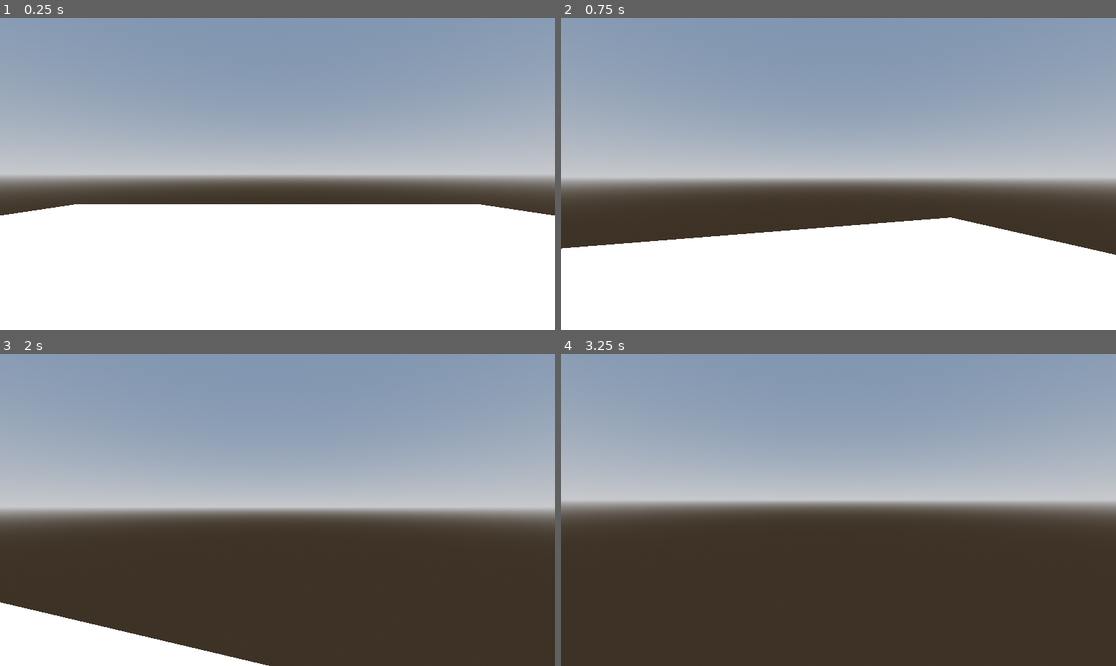
Above: before the commit, frames 1-4 (two rows, left to right).
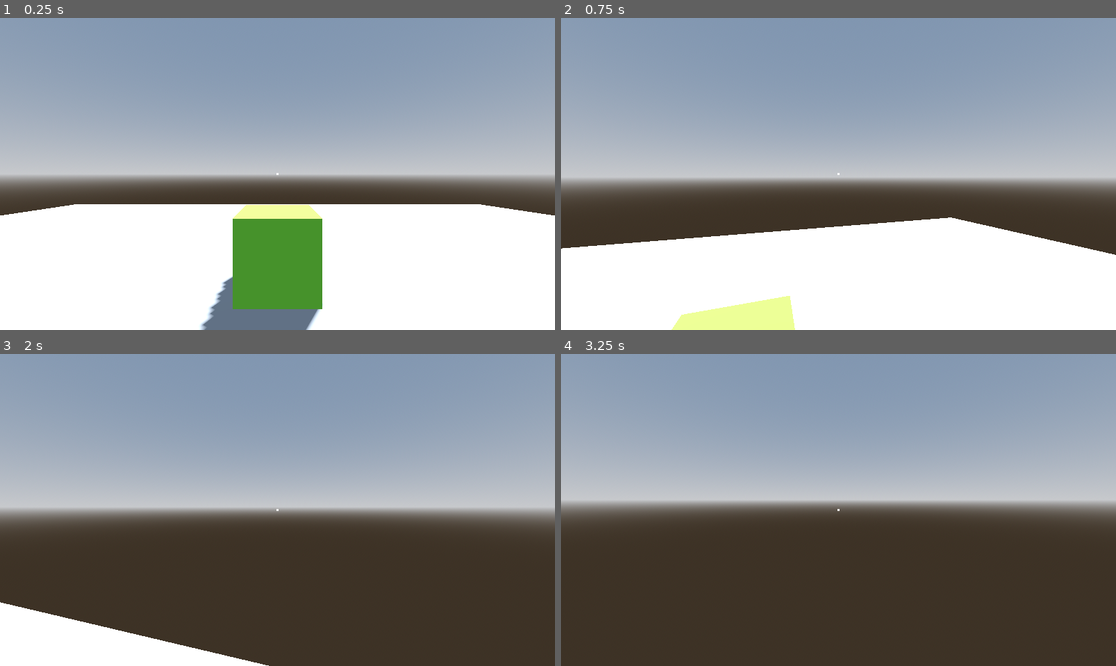
Above: after the commit, the same moments.

Repository: CungSao/InventorySystem
Game: Godot game, scene res://main.tscn
Two runs of this game, one before a commit and one after it. Both use one fixed random seed, a clock stepped at 60 frames per second and the inputs below.
Inputs (mouse positions are in pixels of both pictures, inside the frame that each line leads up to):
- Up to frame 1 (0.25 s): no input
- Up to frame 2 (0.75 s): tap Enter (ui_accept) at 0.5 s; move the mouse to (866, 174) at 0.52 s; hold Up (ui_up) from 0.53 s (still down); tap E (interact, bound only after the commit) at 0.6 s; click (866, 174) at 0.67 s
- Up to frame 3 (2 s): keep holding Up (ui_up); tap Enter (ui_accept) at 0.77, 1.52 s; move the mouse to (249, 510) at 1.27 s; tap E (interact, bound only after the commit) at 1.35 s; click (249, 510) at 1.42 s
- Up to frame 4 (3.25 s): keep holding Up (ui_up); move the mouse to (849, 503) at 2.02 s; tap E (interact, bound only after the commit) at 2.1, 2.85 s; click (849, 503) at 2.17 s; tap Enter (ui_accept) at 2.75, 3.02 s; move the mouse to (832, 516) at 2.77 s; click (832, 516) at 2.92 s

The runs differ from the first frame. In frame 1, 6.9% of the frame differs, in the area x 36-59%, y 49-100%; in frame 2, 1.7%; in frame 3, less than 0.1%; in frame 4, less than 0.1%.

Commit message:
Clear External Inventory 48:54

Diff:
--- a/Player.gd
+++ b/Player.gd
@@ -11,6 +11,8 @@
 var gravity: float = ProjectSettings.get_setting("physics/3d/default_gravity")
 
 @onready var camera: Camera3D = $Camera3D
+@onready var interact_ray = $Camera3D/InteractRay
+
 
 func _ready() -> void:
 	Input.mouse_mode = Input.MOUSE_MODE_CAPTURED
@@ -27,6 +29,9 @@
 
 	if Input.is_action_just_pressed("inventory"):
 		toggle_inventory.emit()
+
+	if Input.is_action_just_pressed("interact"):
+		interact()
 
 func _physics_process(delta: float) -> void:
 	# Add the gravity.
@@ -49,3 +54,8 @@
 		velocity.z = move_toward(velocity.z, 0, SPEED)
 
 	move_and_slide()
+
+
+func interact():
+	if interact_ray.is_colliding():
+		interact_ray.get_collider().player_interact()
--- a/Player.tscn
+++ b/Player.tscn
@@ -19,3 +19,21 @@
 
 [node name="Camera3D" type="Camera3D" parent="."]
 transform = Transform3D(1, 0, 0, 0, 1, 0, 0, 0, 1, 0, 1.50075, 0)
+
+[node name="InteractRay" type="RayCast3D" parent="Camera3D"]
+target_position = Vector3(0, 0, -2.5)
+collision_mask = 4
+
+[node name="ColorRect" type="ColorRect" parent="."]
+anchors_preset = 8
+anchor_left = 0.5
+anchor_top = 0.5
+anchor_right = 0.5
+anchor_bottom = 0.5
+offset_left = -2.0
+offset_top = -2.0
+offset_right = 2.0
+offset_bottom = 2.0
+grow_horizontal = 2
+grow_vertical = 2
+mouse_filter = 2
--- /dev/null
+++ b/interactable/chest.gd
@@ -0,0 +1,8 @@
+extends StaticBody3D
+
+signal toggle_inventory(external_inventory_owner)
+
+@export var inventory_data:InventoryData
+
+func player_interact():
+	toggle_inventory.emit(self)
--- /dev/null
+++ b/interactable/chest.tscn
@@ -0,0 +1,38 @@
+[gd_scene load_steps=10 format=3 uid="uid://cr2x7s3kn13hc"]
+
+[ext_resource type="Script" path="res://interactable/chest.gd" id="1_x2sjw"]
+[ext_resource type="Script" path="res://inventory/inventory_data.gd" id="2_alium"]
+[ext_resource type="Resource" uid="uid://d3tc4eyrg4axe" path="res://item/items/blue_book.tres" id="3_yi4d3"]
+[ext_resource type="Script" path="res://inventory/slot_data.gd" id="4_2rcew"]
+
+[sub_resource type="Resource" id="Resource_1br5h"]
+script = ExtResource("4_2rcew")
+item_data = ExtResource("3_yi4d3")
+quantity = 1
+
+[sub_resource type="Resource" id="Resource_rhxbn"]
+script = ExtResource("2_alium")
+slot_datas = Array[ExtResource("4_2rcew")]([SubResource("Resource_1br5h"), null, null, null, null])
+
+[sub_resource type="ConcavePolygonShape3D" id="ConcavePolygonShape3D_15is6"]
+data = PackedVector3Array(-0.5, 0.5, 0.5, 0.5, 0.5, 0.5, -0.5, -0.5, 0.5, 0.5, 0.5, 0.5, 0.5, -0.5, 0.5, -0.5, -0.5, 0.5, 0.5, 0.5, -0.5, -0.5, 0.5, -0.5, 0.5, -0.5, -0.5, -0.5, 0.5, -0.5, -0.5, -0.5, -0.5, 0.5, -0.5, -0.5, 0.5, 0.5, 0.5, 0.5, 0.5, -0.5, 0.5, -0.5, 0.5, 0.5, 0.5, -0.5, 0.5, -0.5, -0.5, 0.5, -0.5, 0.5, -0.5, 0.5, -0.5, -0.5, 0.5, 0.5, -0.5, -0.5, -0.5, -0.5, 0.5, 0.5, -0.5, -0.5, 0.5, -0.5, -0.5, -0.5, 0.5, 0.5, 0.5, -0.5, 0.5, 0.5, 0.5, 0.5, -0.5, -0.5, 0.5, 0.5, -0.5, 0.5, -0.5, 0.5, 0.5, -0.5, -0.5, -0.5, 0.5, 0.5, -0.5, 0.5, -0.5, -0.5, -0.5, 0.5, -0.5, 0.5, 0.5, -0.5, -0.5, -0.5, -0.5, -0.5)
+
+[sub_resource type="StandardMaterial3D" id="StandardMaterial3D_u5sk3"]
+albedo_color = Color(0.494118, 0.909804, 0.266667, 1)
+
+[sub_resource type="BoxMesh" id="BoxMesh_dffhf"]
+material = SubResource("StandardMaterial3D_u5sk3")
+
+[node name="chest" type="StaticBody3D" groups=["external_inventory"]]
+collision_layer = 5
+collision_mask = 0
+script = ExtResource("1_x2sjw")
+inventory_data = SubResource("Resource_rhxbn")
+
+[node name="CollisionShape3D" type="CollisionShape3D" parent="."]
+transform = Transform3D(1, 0, 0, 0, 1, 0, 0, 0, 1, 0, 0.497014, 0)
+shape = SubResource("ConcavePolygonShape3D_15is6")
+
+[node name="mesh" type="MeshInstance3D" parent="."]
+transform = Transform3D(1, 0, 0, 0, 1, 0, 0, 0, 1, 0, 0.502986, 0)
+mesh = SubResource("BoxMesh_dffhf")
--- a/inventory/InventoryInterface.gd
+++ b/inventory/InventoryInterface.gd
@@ -1,17 +1,39 @@
 extends Control
 
 var grabbed_slot_data:SlotData
+var external_inventory_owner
 
 @onready var player_inventory = $PlayerInventory
 @onready var grabbed_slot = $GrabbedSlot
+@onready var external_inventory = $ExternalInventory
 
 func _physics_process(delta):
 	if grabbed_slot.visible:
 		grabbed_slot.global_position = get_global_mouse_position() + Vector2(5,5)
 
+
 func set_player_invetory_data(inventory_data:InventoryData):
 	inventory_data.inventory_interact.connect(on_inventory_interact)
 	player_inventory.set_inventory_data(inventory_data)
+
+
+func set_external_inventory(_external_inventory_owner):
+	external_inventory_owner = _external_inventory_owner
+	var inventory_data = external_inventory_owner.inventory_data
+
+	inventory_data.inventory_interact.connect(on_inventory_interact)
+	external_inventory.set_inventory_data(inventory_data)
+	external_inventory.show()
+
+
+func clear_external_inventory():
+	if external_inventory_owner:
+		var inventory_data = external_inventory_owner.inventory_data
+
+		inventory_data.inventory_interact.disconnect(on_inventory_interact)
+		external_inventory.clear_inventory_data(inventory_data)
+		external_inventory.hide()
+		external_inventory_owner = null
 
 func on_inventory_interact(inventory_data:InventoryData,
 		index:int, button:int):
@@ -30,6 +52,7 @@
 	#print(grabbed_slot_data)
 	update_grabbed_slot()
 
+
 func update_grabbed_slot():
 	if grabbed_slot_data:
 		grabbed_slot.show()
--- a/inventory/inventory.gd
+++ b/inventory/inventory.gd
@@ -12,6 +12,11 @@
 	inventory_data.inventory_updated.connect(populate_item_grid)
 	populate_item_grid(inventory_data)
 
+
+func clear_inventory_data(inventory_data:InventoryData):
+	inventory_data.inventory_updated.disconnect(populate_item_grid)
+
+
 func populate_item_grid(inventory_data:InventoryData):
 	for child in item_grid.get_children():
 		child.queue_free()
--- a/main.gd
+++ b/main.gd
@@ -7,11 +7,19 @@
 	player.toggle_inventory.connect(toggle_inventory_interface)
 	inventory_interface.set_player_invetory_data(player.inventory_data)
 
+	for node in get_tree().get_nodes_in_group("external_inventory"):
+		node.toggle_inventory.connect(toggle_inventory_interface)
 
-func toggle_inventory_interface():
+
+func toggle_inventory_interface(external_inventory_owner = null):
 	inventory_interface.visible = not inventory_interface.visible
 
 	if inventory_interface.visible:
 		Input.mouse_mode = Input.MOUSE_MODE_VISIBLE
 	else:
 		Input.mouse_mode = Input.MOUSE_MODE_CAPTURED
+
+	if external_inventory_owner and inventory_interface.visible:
+		inventory_interface.set_external_inventory(external_inventory_owner)
+	else:
+		inventory_interface.clear_external_inventory()
--- a/main.tscn
+++ b/main.tscn
@@ -6,6 +6,7 @@
 [ext_resource type="Resource" uid="uid://bsinxtn8wyb8k" path="res://test_inv.tres" id="2_wdbwu"]
 [ext_resource type="Script" path="res://inventory/InventoryInterface.gd" id="4_0uaar"]
 [ext_resource type="PackedScene" uid="uid://d2pxr0bwn4udn" path="res://inventory/slot.tscn" id="6_aeirf"]
+[ext_resource type="PackedScene" uid="uid://cr2x7s3kn13hc" path="res://interactable/chest.tscn" id="7_d58br"]
 
 [sub_resource type="ProceduralSkyMaterial" id="ProceduralSkyMaterial_lef01"]
 sky_horizon_color = Color(0.64625, 0.65575, 0.67075, 1)
@@ -65,8 +66,28 @@
 offset_right = 74.0
 offset_bottom = 74.0
 
+[node name="ExternalInventory" parent="UI/InventoryInterface" instance=ExtResource("2_4lcy2")]
+visible = false
+layout_mode = 1
+anchors_preset = 8
+anchor_left = 0.5
+anchor_top = 0.5
+anchor_right = 0.5
+anchor_bottom = 0.5
+offset_left = -32.0
+offset_top = -32.0
+offset_right = 32.0
+offset_bottom = 32.0
+grow_horizontal = 2
+grow_vertical = 2
+
 [node name="GrabbedSlot" parent="UI/InventoryInterface" instance=ExtResource("6_aeirf")]
 visible = false
 modulate = Color(1, 1, 1, 0.490196)
 self_modulate = Color(1, 1, 1, 0)
 layout_mode = 0
+offset_right = 64.0
+offset_bottom = 64.0
+
+[node name="chest" parent="." instance=ExtResource("7_d58br")]
+transform = Transform3D(1, 0, 0, 0, 1, 0, 0, 0, 1, 0, 0, -2.75578)
--- a/project.godot
+++ b/project.godot
@@ -54,6 +54,11 @@
 "events": [Object(InputEventKey,"resource_local_to_scene":false,"resource_name":"","device":-1,"window_id":0,"alt_press …(182 unchanged characters)…
 ]
 }
+interact={
+"deadzone": 0.5,
+"events": [Object(InputEventKey,"resource_local_to_scene":false,"resource_name":"","device":-1,"window_id":0,"alt_pressed":false,"shift_pressed":false,"ctrl_pressed":false,"meta_pressed":false,"pressed":false,"keycode":0,"physical_keycode":69,"key_label":0,"unicode":101,"echo":false,"script":null)
+]
+}
 
 [rendering]
 
Not shown: 1 places in main.tscn that only renumber resources
